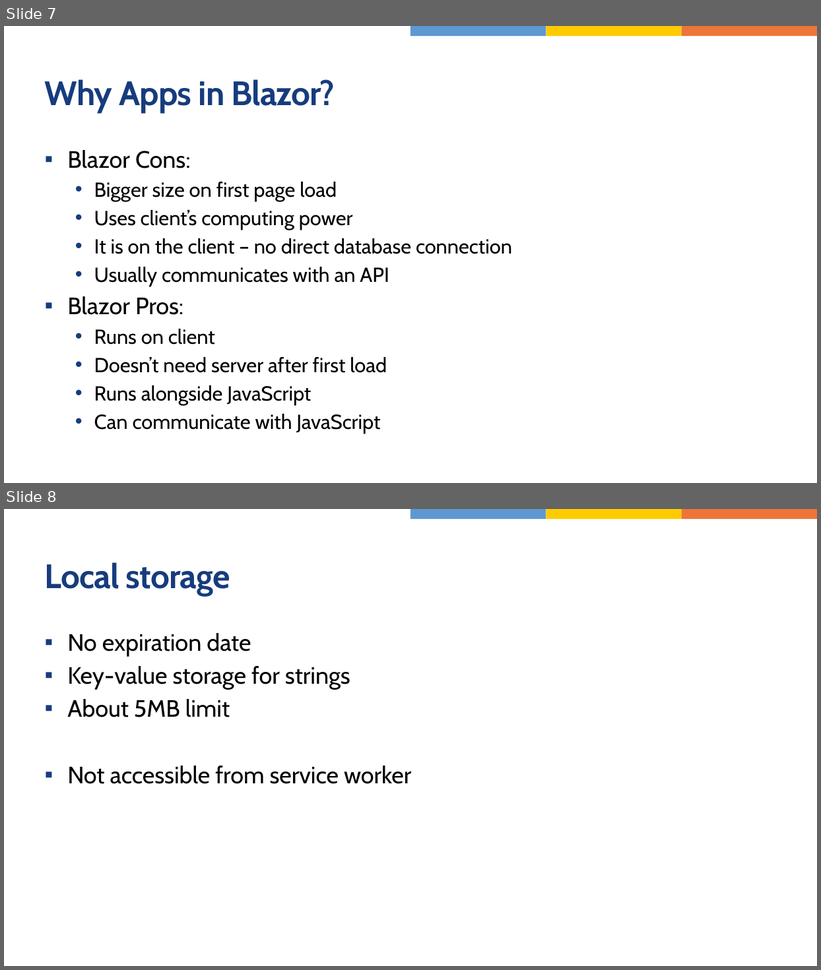
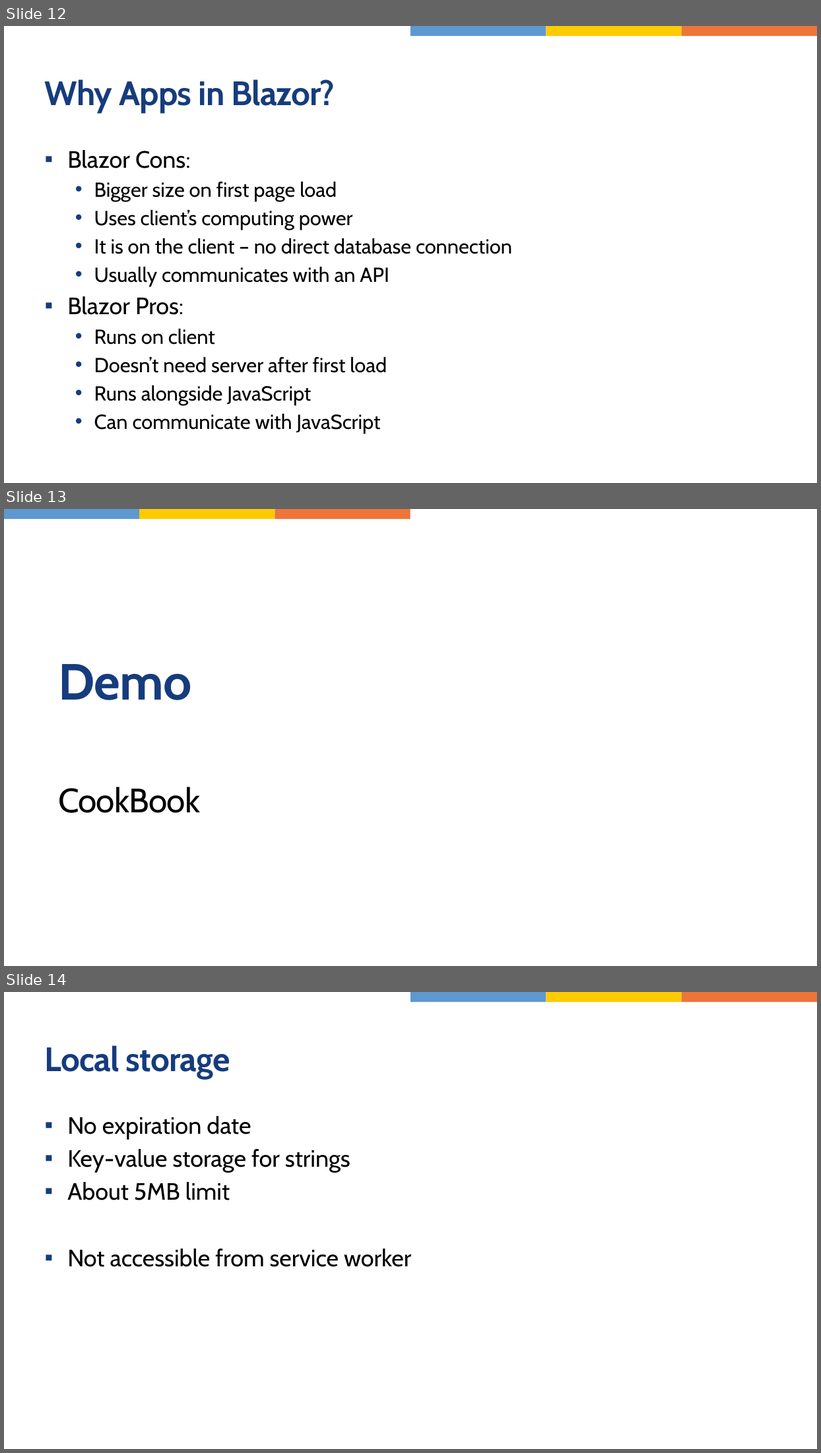
Before and after one commit to jasho/wug-blazor-pwa, a slide deck: WUG-Blazor-PWA.pptx. Shown one above the other, each under a label of ours: slides 7 and 8 before the commit, slides 12, 13 and 14 after it. The pictures are 821x970 and 821x1453 pixels, drawn with LibreOffice and Linux fonts; fonts in the diff are those of the drawing. Boxes give left, top, right and bottom in pixels: in the first picture for what was removed or moved away, otherwise in the second. Text is boxed around its words. In the diff, an @@ line names an element or a change of style, - is before the commit and + after.

```diff
--- a/WUG-Blazor-PWA.pptx
+++ b/WUG-Blazor-PWA.pptx
@@ slide 13 added at <box>4,509,817,966</box>, background #FFFFFF @@
@@ rectangle added at <box>4,509,139,520</box>, fill #5E98D1 @@
@@ rectangle added at <box>139,509,275,520</box>, fill #FDCB00 @@
@@ rectangle added at <box>275,509,411,520</box>, fill #ED7539 @@
@@ title added at <box>58,664,191,700</box>, 60 pt, text #163C7D, bold @@
+Demo
@@ subtitle added at <box>58,787,200,813</box>, 40 pt, text #000000 @@
+CookBook
@@ what was slide 7 is now slide 12 @@
@@ what was slide 8 is now slide 14 @@
```
Also in this commit, not shown: 3 slides changed, 11 other slides added, 2 slides removed, 4 other files.
